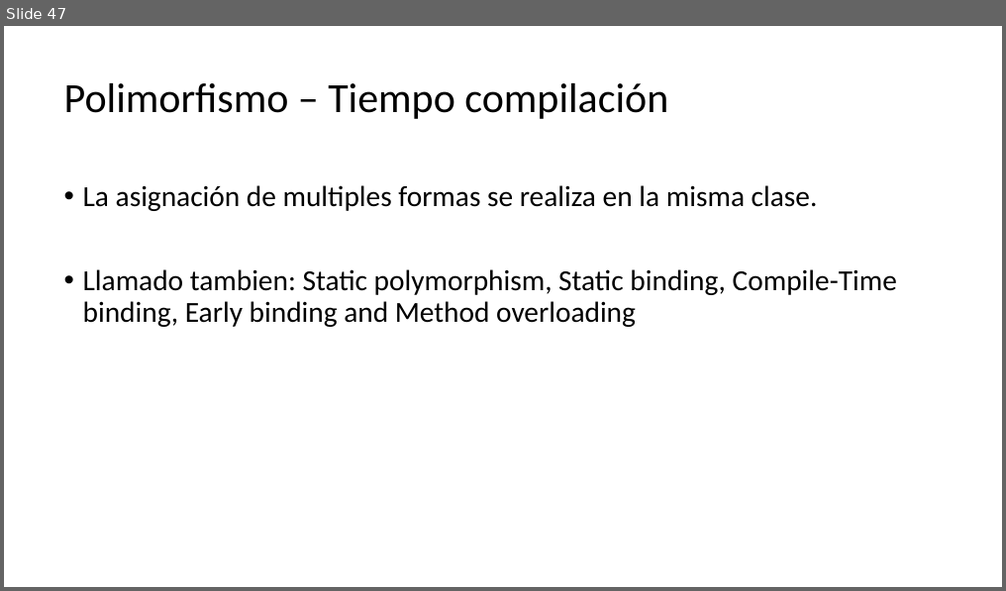
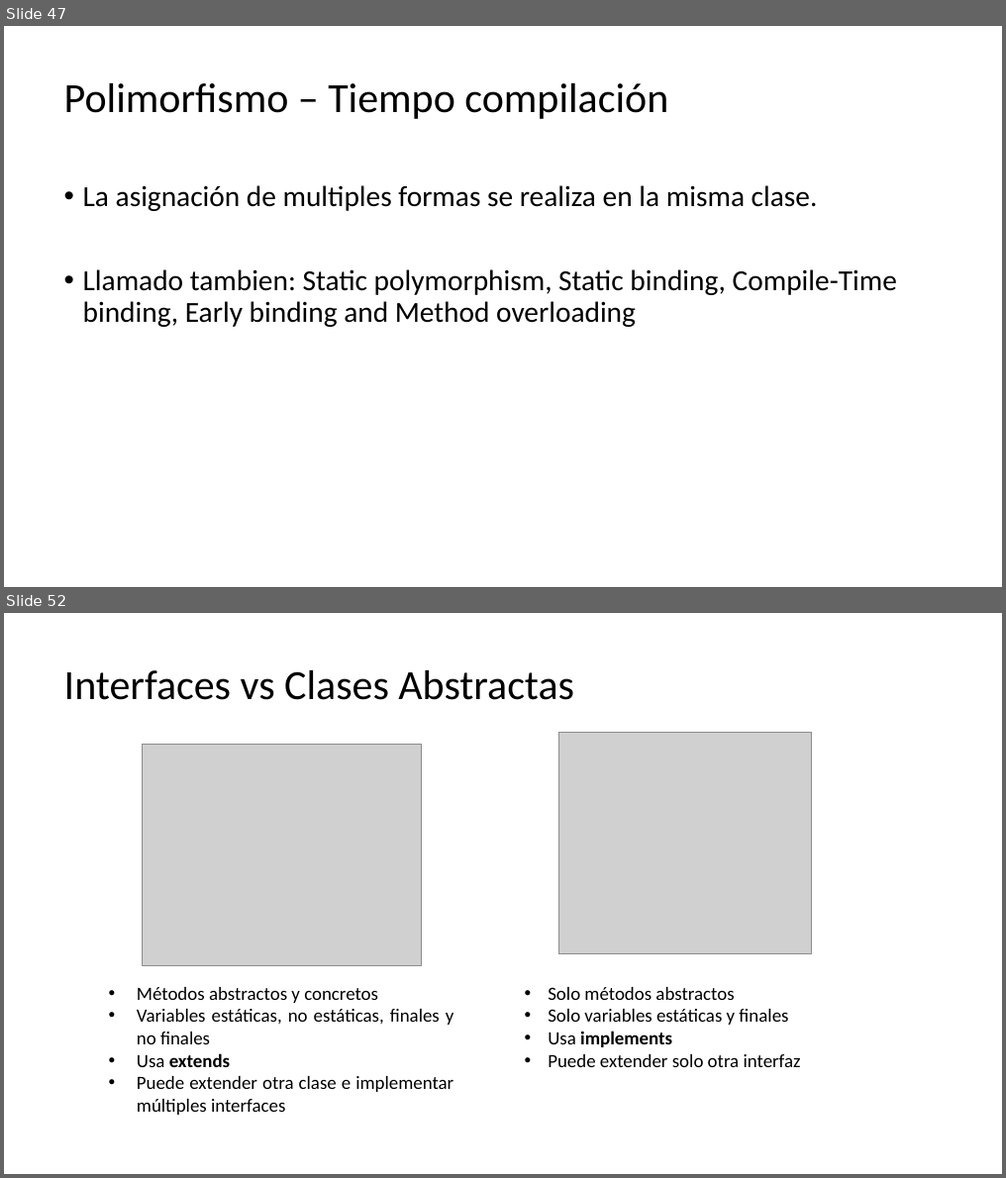
Before and after one commit to Charris1904/automation-qa-sessions, a slide deck: files/1. Java.pptx. Shown one above the other, each under a label of ours: slide 47 before the commit, slides 47 and 52 after it; the slides between them are not shown. The pictures are 1006x591 and 1006x1178 pixels, drawn with LibreOffice and Linux fonts; fonts in the diff are those of the drawing; grey boxes stand for pictures. Boxes give left, top, right and bottom in pixels: in the first picture for what was removed or moved away, otherwise in the second. Text is boxed around its words. In the diff, an @@ line names an element or a change of style, - is before the commit and + after.

```diff
--- a/files/1. Java.pptx
+++ b/files/1. Java.pptx
@@ slide 52 added at (x1=4, y1=613, x2=1002, y2=1174), background #FFFFFF @@
@@ title added at (x1=64, y1=670, x2=574, y2=700), 40 pt, text #000000 @@
+Interfaces vs Clases Abstractas
@@ picture added at (x1=142, y1=744, x2=421, y2=966) @@
@@ picture added at (x1=558, y1=732, x2=811, y2=955) @@
@@ text added at (x1=137, y1=987, x2=454, y2=1115), 18 pt, text #000000 @@
+• Métodos abstractos y concretos
+• Variables estáticas, no estáticas, finales y no finales
+• Usa extends
+• Puede extender otra clase e implementar múltiples interfaces
@@ text added at (x1=548, y1=987, x2=801, y2=1067), 18 pt, text #000000 @@
+• Solo métodos abstractos
+• Solo variables estáticas y finales
+• Usa implements
+• Puede extender solo otra interfaz
```
Also in this commit, not shown: 3 slides changed, 6 other slides added, 8 other files.
